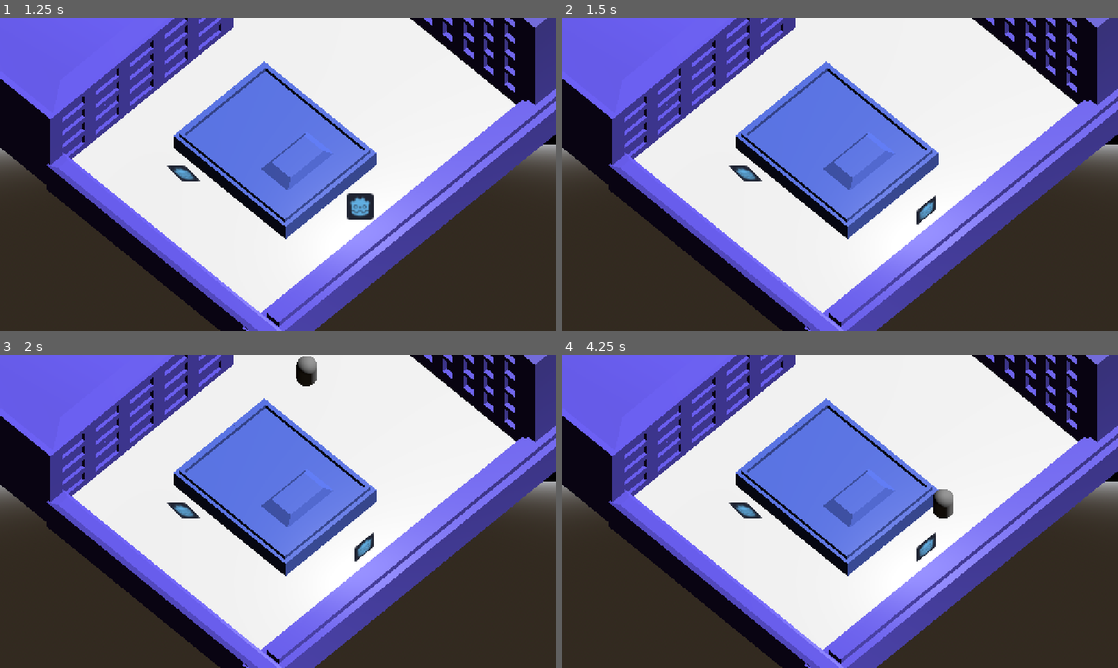
Above: before the commit, frames 1-4 (two rows, left to right).
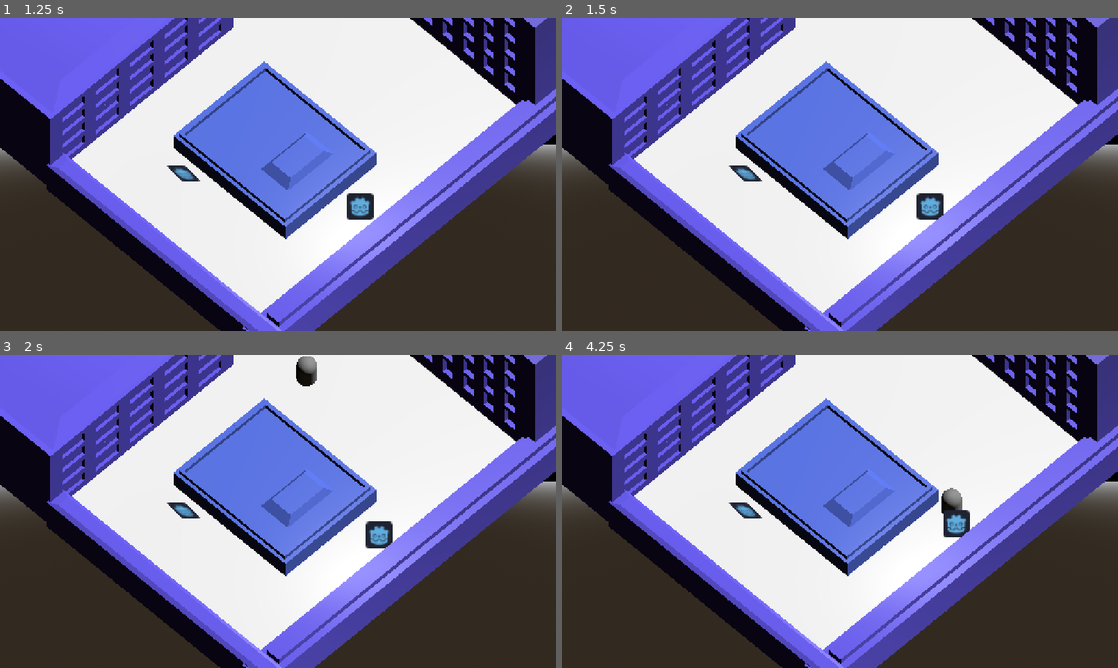
Above: after the commit, the same moments.

Repository: WeronikaKowalkowska/dnsgamejam
Game: Godot game, scene res://scenes/menu.tscn
Two runs of this game, one before a commit and one after it. Both use one fixed random seed, a clock stepped at 60 frames per second and the inputs below.
Inputs (mouse positions are in pixels of both pictures, inside the frame that each line leads up to):
- Up to frame 1 (1.25 s): click "Play" at 0.5 s
- Up to frame 2 (1.5 s): tap Enter (ui_accept) at 1.25 s; move the mouse to (962, 158) at 1.27 s; hold D (move_right) from 1.28 s (still down); click (962, 158) at 1.42 s
- Up to frame 3 (2 s): keep holding D (move_right); tap Enter (ui_accept) at 1.52 s
- Up to frame 4 (4.25 s): release D (move_right) at 2 s; drag from (728, 527) to (812, 574) at 2.02 s; move the mouse to (895, 442) at 2.77 s; hold D (move_right) 2.78-3.5 s; drag from (812, 574) to (673, 464) at 3.52 s

Frame 1 is identical in both runs. In frame 2, 0.4% of the frame differs, in the area x 63-69%, y 56-66%; in frame 3, 0.5%; in frame 4, 0.9%, in the area x 63-74%, y 42-66%.

Commit message:
working cat movement

Diff:
--- a/scripts/player.gd
+++ b/scripts/player.gd
@@ -15,21 +15,21 @@
 
 	# Wykrywanie nacisniecia przycisku
 	if Input.is_action_pressed("move_back"):
-		direction.z += 1
+		direction.x += 1
 		print("back")
 	if Input.is_action_pressed("move_forward"):
-		direction.z -= 1
+		direction.x -= 1
 		print("forward")
 	if Input.is_action_pressed("move_left"):
-		direction.x -= 1
+		direction.z += 1
 		print("left")
 	if Input.is_action_pressed("move_right"):
-		direction.x += 1
+		direction.z -= 1
 		print("right")
 
 	if direction != Vector3.ZERO:
 		direction = direction.normalized() # Gracz nie bedzie przyspieszał idąc po przekatnej
-		basis = Basis.looking_at(direction) # Zakładam, że Pivot jest dzieckiem CharacterBody3D
+		direction = direction.rotated(Vector3.UP, deg_to_rad(-45))
 
 	# Obliczanie predkosci gracza
 	target_velocity.x = direction.x * speed
